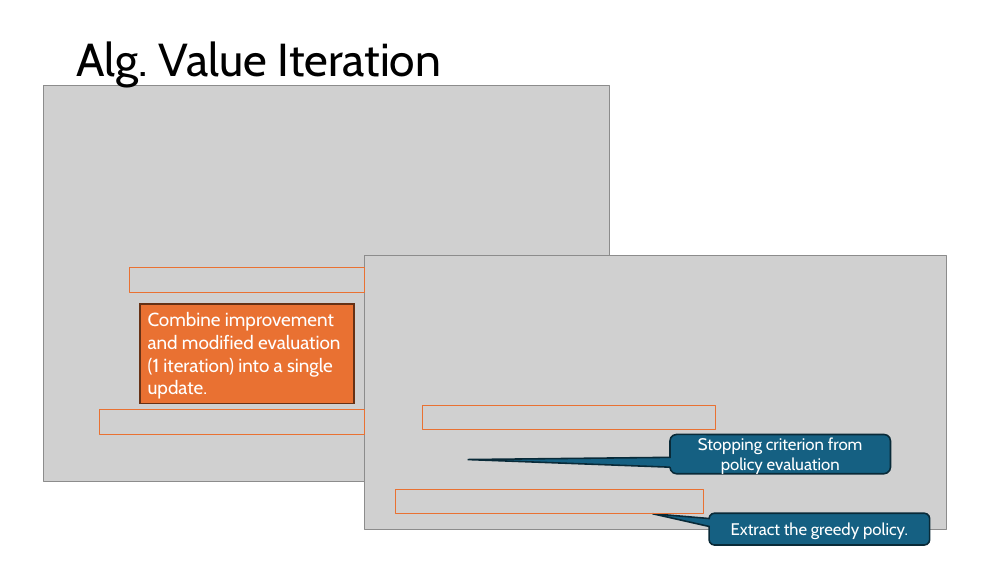
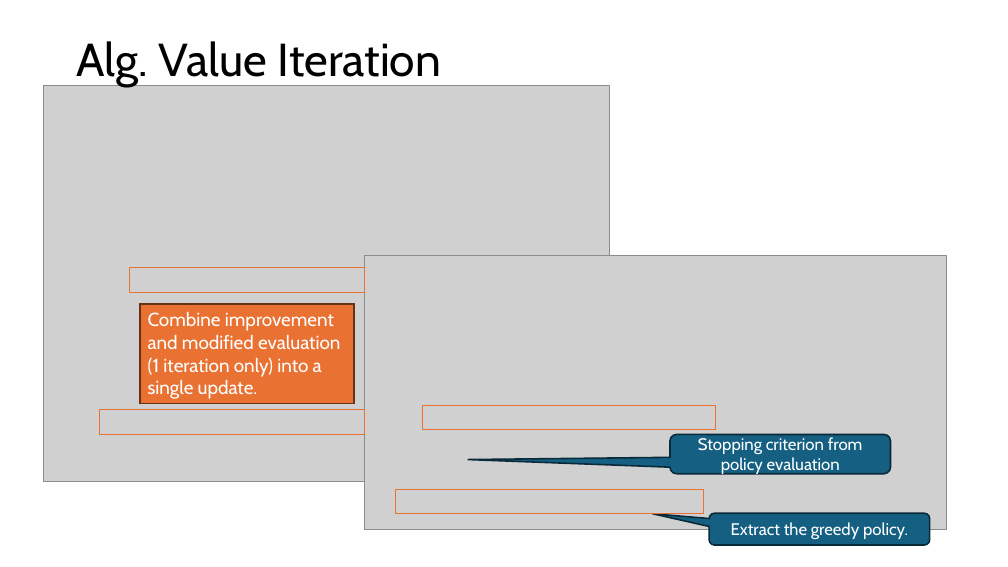
Before and after one commit to mhahsler/Introduction_to_Reinforcement_Learning, a slide deck: slide 18 of slides/Lecture_Chapter04.pptx. Drawn at 1008x567 pixels with LibreOffice and Linux fonts; fonts in the diff are those of the drawing; grey boxes stand for pictures. Boxes give left, top, right and bottom in pixels: in the first picture for what was removed or moved away, otherwise in the second. Text is boxed around its words. In the diff, an @@ line names an element or a change of style, - is before the commit and + after.

```diff
--- a/slides/Lecture_Chapter04.pptx
+++ b/slides/Lecture_Chapter04.pptx
@@ text in rectangle at [148, 312, 340, 399]: text changed @@
-Combine improvement and modified evaluation (1 iteration) into a single update.
+Combine improvement and modified evaluation (1 iteration only) into a single update.
```
Also in this commit, not shown: 1 other slide changed, 1 slide added, 4 other files.
